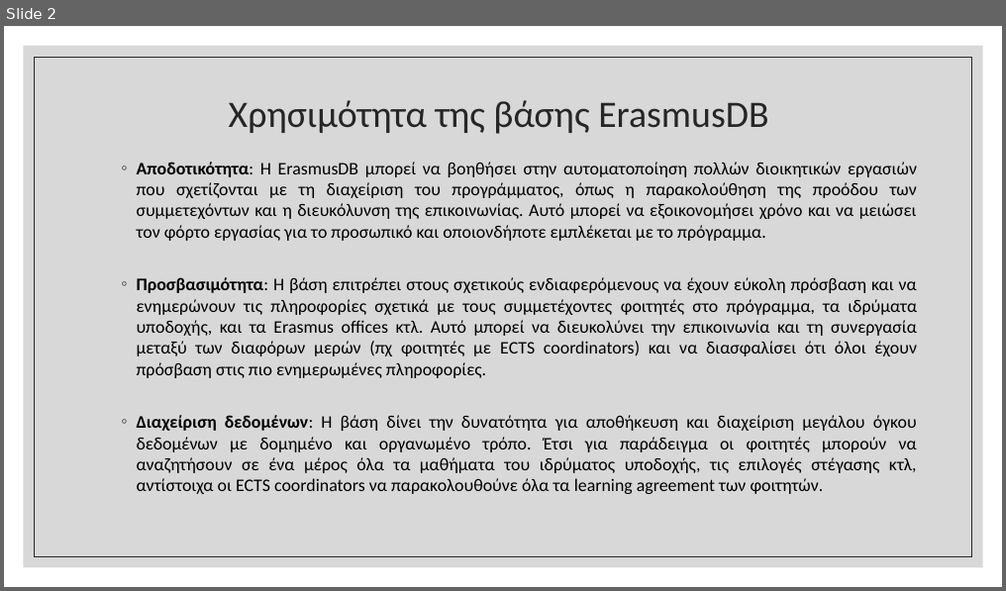
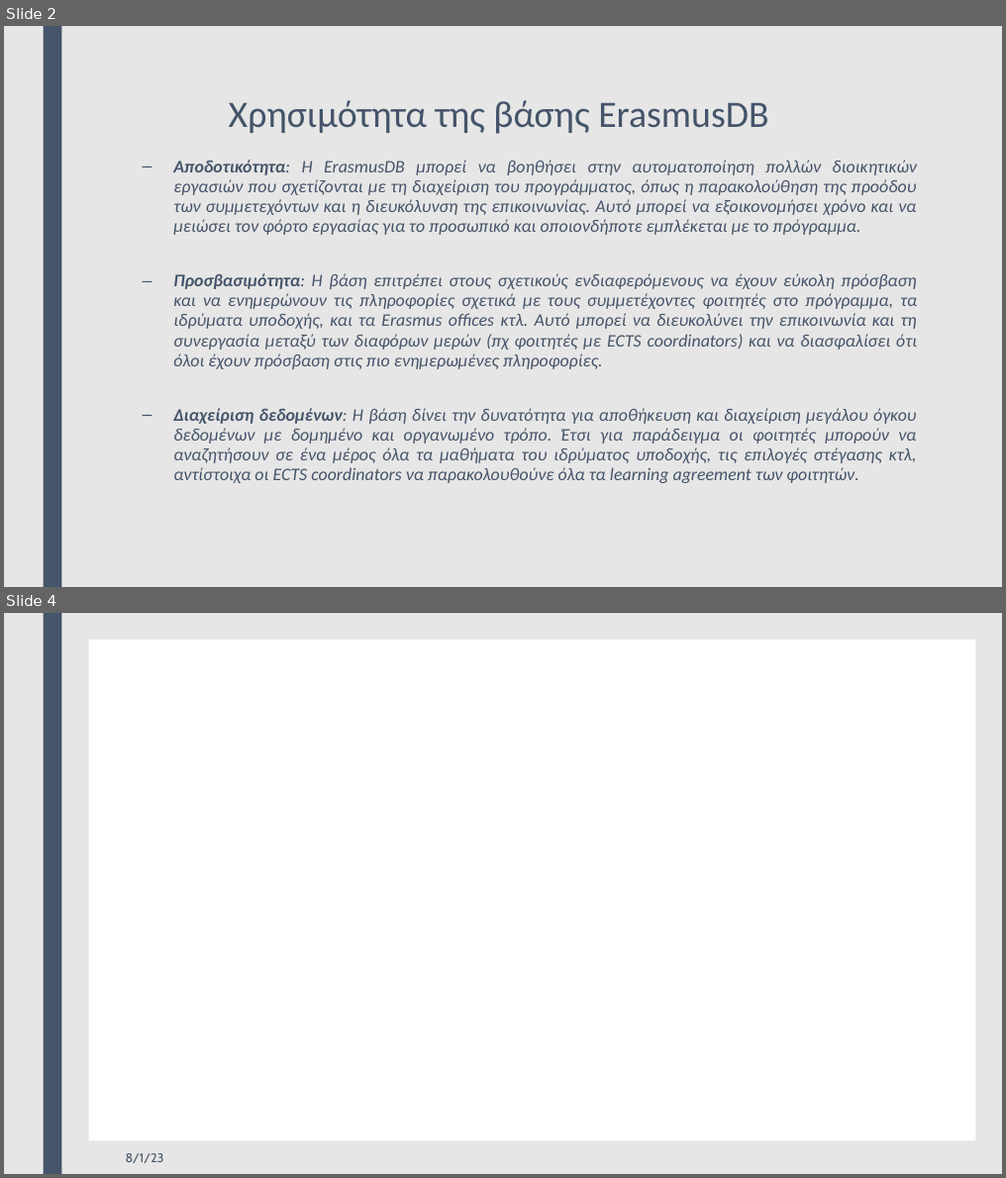
Before and after one commit to tklioupis/DB_project, a slide deck: db_final_prsentation/final_presentation-JBpc.pptx. Shown one above the other, each under a label of ours: slide 2 before the commit, slides 2 and 4 after it; the slides between them are not shown. The pictures are 1006x591 and 1006x1178 pixels, drawn with LibreOffice and Linux fonts; fonts in the diff are those of the drawing. Boxes give left, top, right and bottom in pixels: in the first picture for what was removed or moved away, otherwise in the second. Text is boxed around its words. In the diff, an @@ line names an element or a change of style, - is before the commit and + after.

```diff
--- a/db_final_prsentation/final_presentation-JBpc.pptx
+++ b/db_final_prsentation/final_presentation-JBpc.pptx
@@ slide 4 added at (4, 613, 1002, 1174), background #E7E6E6; not listed: 1 template element that a slide beside it also shows @@
@@ rectangle added at (88, 639, 976, 1142), fill #FFFFFF @@
@@ text added at (126, 1154, 164, 1163), 12 pt, text #44546A @@
+8/1/23
@@ slide 2 changed as well @@
@@ background #FFFFFF to #E7E6E6 @@
@@ rectangle removed at (24, 46, 983, 568) @@
@@ rectangle added at (43, 26, 61, 587), fill #44546A @@
@@ rectangle removed at (35, 57, 972, 557) @@
@@ title "Χρησιμότητα της βάσης ErasmusDB" at (229, 100, 768, 134): text colour #262626 to #44546A; line spacing 0.9 to 0.89 @@
@@ text "Αποδοτικότητα: Η ErasmusDB μπορεί να ..." at (173, 160, 917, 483): text colour #000000 to #44546A, italic on; bullet ◦ to –; line spacing 1 to 0.94; more space between paragraphs @@
```
Also in this commit, not shown: 1 other slide changed, 2 other slides added, 2 slides removed, 3 other files.
